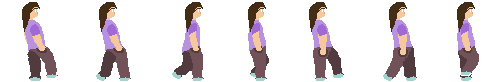
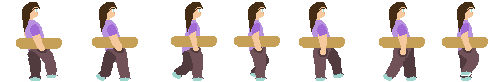
Layered file, before and after one edit (502px x 82px). Changes by layer:
painted on "Слой 8" over [23,36,491,49]
painted on "Слой 6" over [379,37,428,48]
painted on "Слой 5" over [299,37,348,48]
painted on "Слой 4" over [234,36,283,49]
painted on "Слой 3" over [171,36,220,47]
painted on "Слой 2" over [92,37,141,49]
painted on "Слой 1" over [16,38,65,49]
